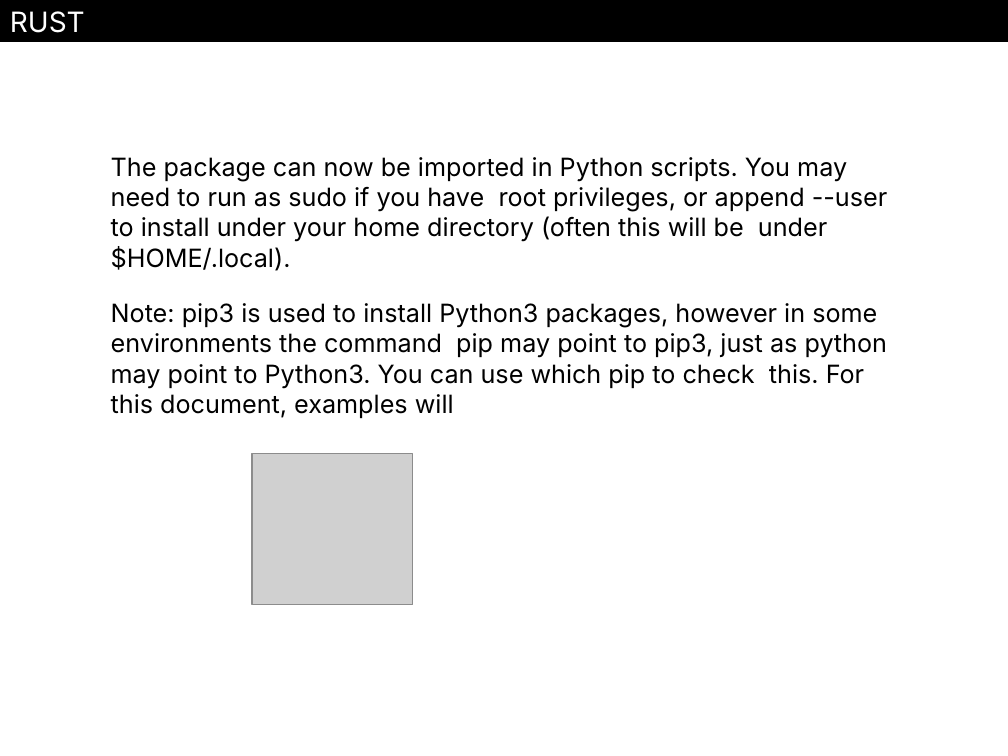
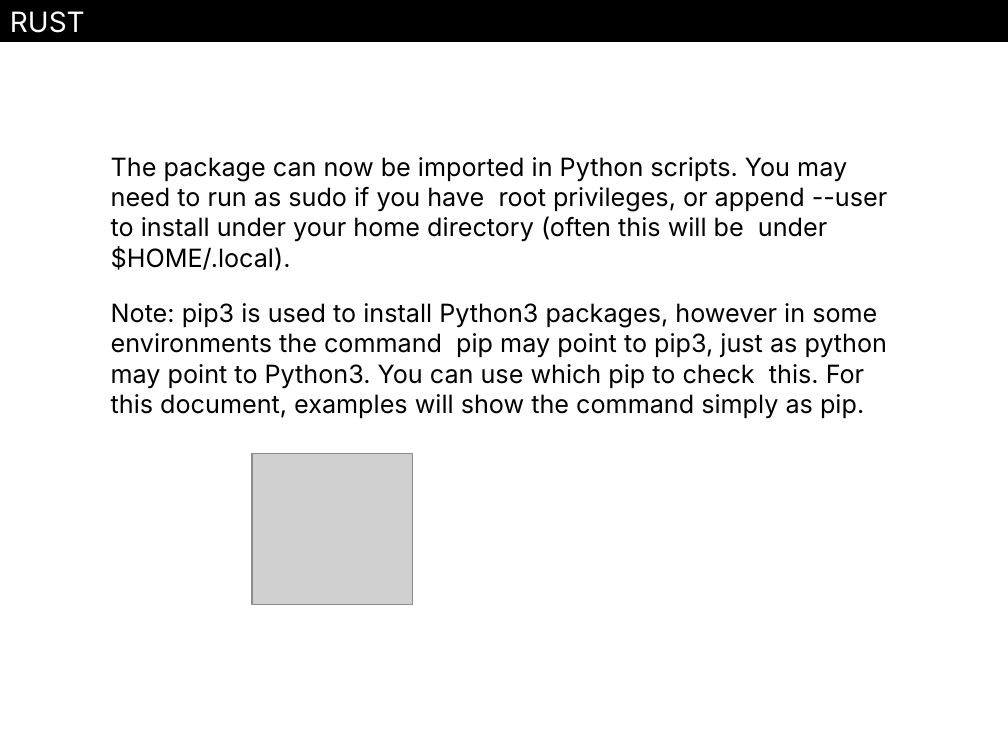
Before and after one commit to Brendan8899/pdfTopptx, a slide deck: slide 4 of output.pptx. Drawn at 1008x756 pixels with LibreOffice and Linux fonts; fonts in the diff are those of the drawing; grey boxes stand for pictures. Boxes give left, top, right and bottom in pixels: in the first picture for what was removed or moved away, otherwise in the second. Text is boxed around its words. In the diff, an @@ line names an element or a change of style, - is before the commit and + after.

```diff
--- a/output.pptx
+++ b/output.pptx
@@ text at (111,303,888,418): text changed @@
-Note: pip3 is used to install Python3 packages, however in some environments the command pip may point to pip3, just as python may point to Python3. You can use which pip to check this. For this document, examples will
+Note: pip3 is used to install Python3 packages, however in some environments the command pip may point to pip3, just as python may point to Python3. You can use which pip to check this. For this document, examples will show the command simply as pip.
```
Also in this commit, not shown: 1 slide removed, 3 other files.
